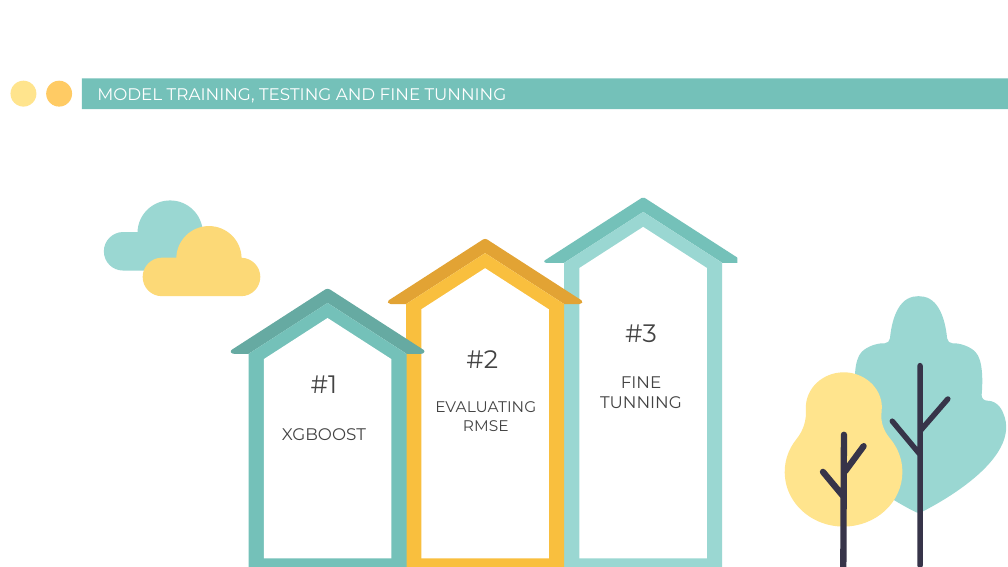
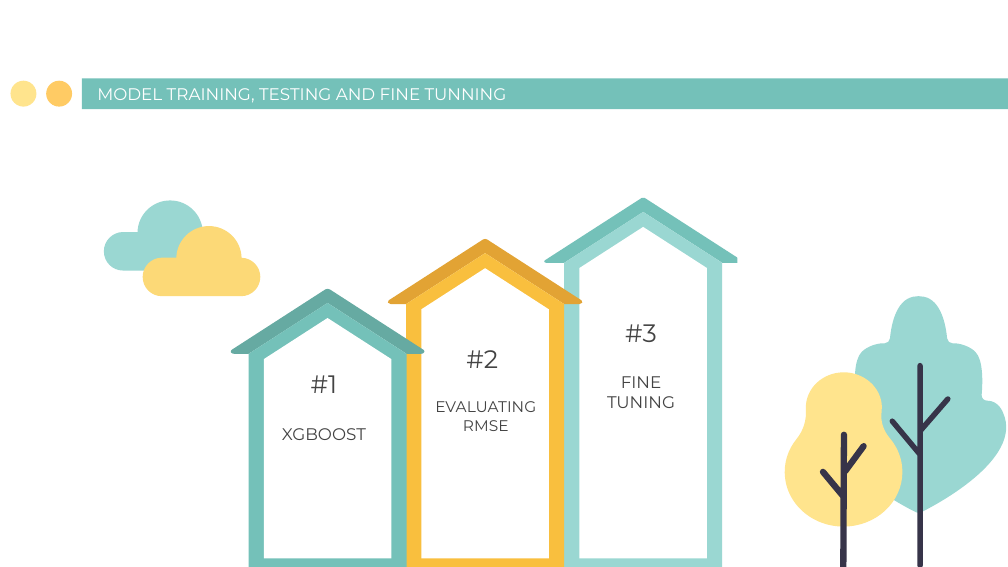
Before and after one commit to BrownTD/Final-Project, a slide deck: slide 6 of Group 2 Final Project House Price Prediction.pptx. Drawn at 1008x567 pixels with LibreOffice and Linux fonts; fonts in the diff are those of the drawing. Boxes give left, top, right and bottom in pixels: in the first picture for what was removed or moved away, otherwise in the second. Text is boxed around its words. In the diff, an @@ line names an element or a change of style, - is before the commit and + after.

```diff
--- a/Group 2 Final Project House Price Prediction.pptx
+++ b/Group 2 Final Project House Price Prediction.pptx
@@ text at box(607, 376, 675, 408): text changed @@
-FINE TUNNING
+FINE TUNING
```
